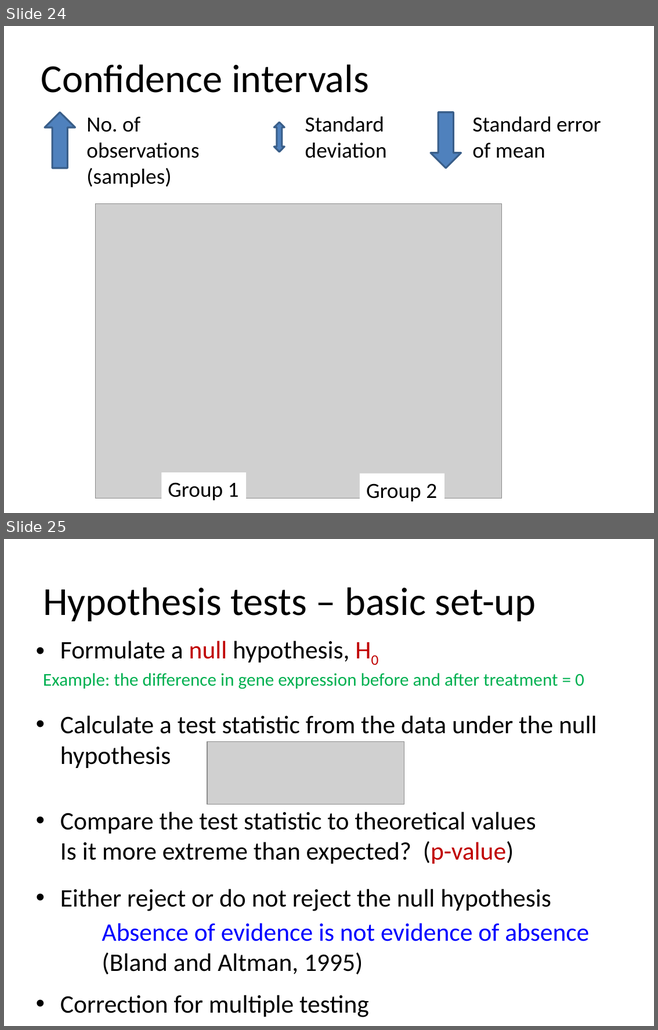
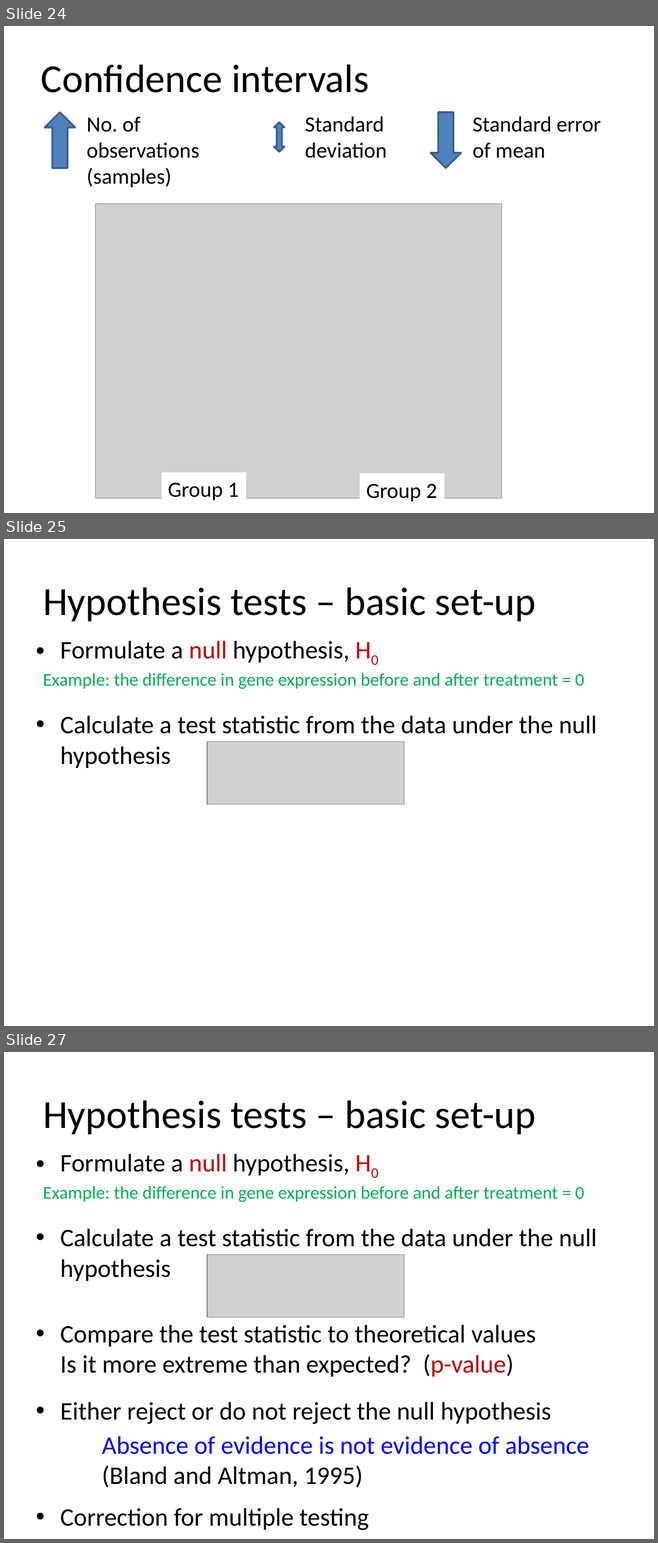
Before and after one commit to bioinformatics-core-shared-training/IntroductionToStats, a slide deck: StatsIntroShiny_Oct2016.pptx. Shown one above the other, each under a label of ours: slides 24 and 25 before the commit, slides 24, 25 and 27 after it; the slides between them are not shown. The pictures are 658x1030 and 658x1543 pixels, drawn with LibreOffice and Linux fonts; fonts in the diff are those of the drawing; grey boxes stand for pictures. Boxes give left, top, right and bottom in pixels: in the first picture for what was removed or moved away, otherwise in the second. Text is boxed around its words. In the diff, an @@ line names an element or a change of style, - is before the commit and + after.

```diff
--- a/StatsIntroShiny_Oct2016.pptx
+++ b/StatsIntroShiny_Oct2016.pptx
@@ slide 25 added at bbox=[4, 539, 654, 1026], background #FFFFFF @@
@@ title added at bbox=[43, 587, 536, 621], 44 pt, text #000000 @@
+Hypothesis tests – basic set-up
@@ text added at bbox=[60, 641, 597, 768], 28 pt, text #000000 @@
+• Formulate a null hypothesis, H0
+• Calculate a test statistic from the data under the null hypothesis
@@ text added at bbox=[43, 673, 584, 689], 20 pt, text #00B050 @@
+  Example: the difference in gene expression before and after treatment = 0
@@ picture added at bbox=[206, 741, 404, 804] @@
@@ what was slide 25 is now slide 27 @@
```
Also in this commit, not shown: 1 other slide added.
